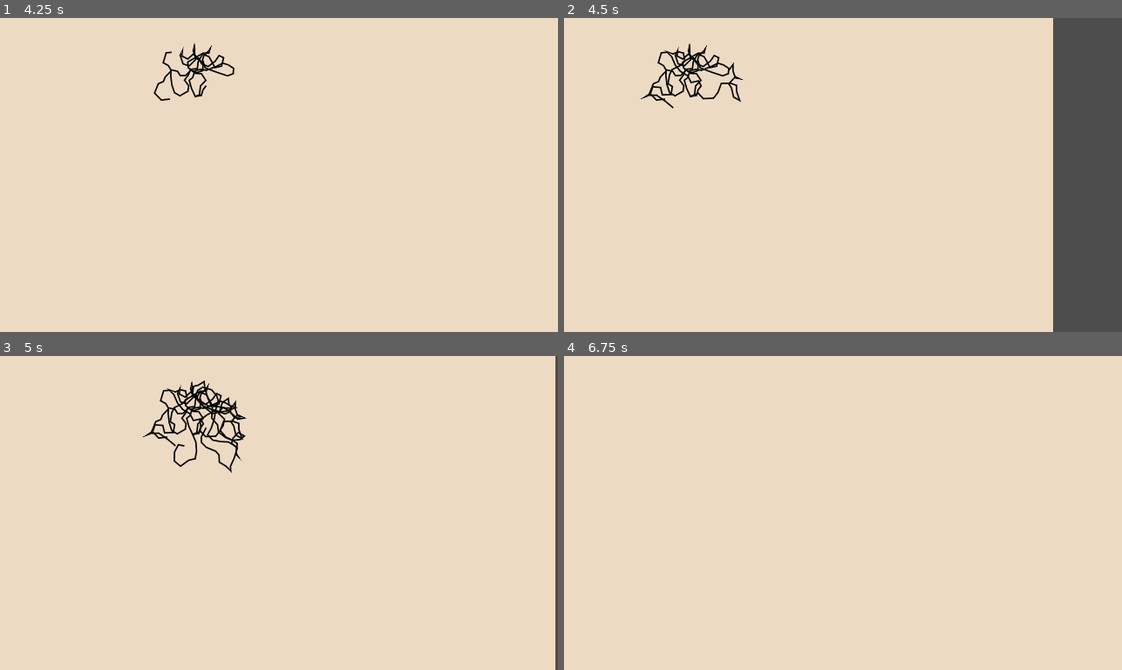
Above: before the commit, frames 1-4 (two rows, left to right).
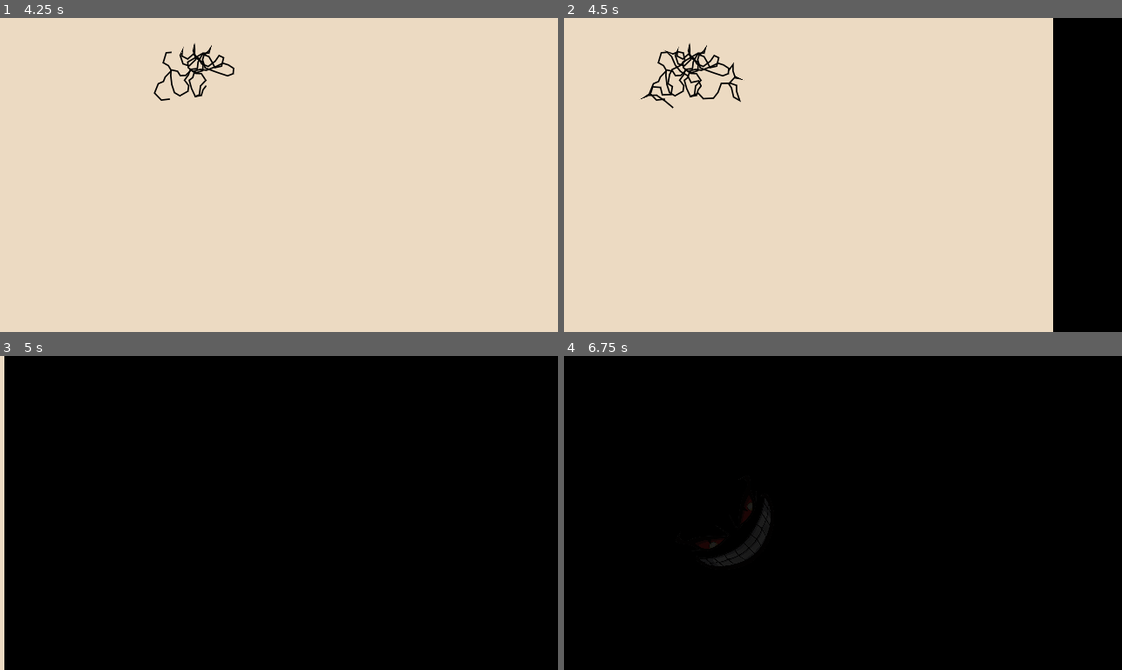
Above: after the commit, the same moments.

Repository: Darkx32/SenseAmbient
Game: Godot game, scene res://scenes/main.tscn
The game is run twice, just before and just after one commit, with the same random seed, the same clock (stepped at 60 frames per second) and the same inputs.
Inputs (mouse positions are in pixels of both pictures, inside the frame that each line leads up to):
- Up to frame 1 (4.25 s): tap Enter at 0.5 s; move the mouse to (251, 237) at 0.52 s; click (251, 237) at 0.67 s; drag from (446, 222) to (251, 237) at 1.27 s; move the mouse to (111, 127) at 2.02 s; click (111, 127) at 2.17 s; drag from (306, 175) to (111, 127) at 2.77 s; move the mouse to (195, 96) at 3.52 s; click (195, 96) at 3.67 s
- Up to frame 2 (4.5 s): drag from (965, 159) to (759, 96) at 4.27 s
- Up to frame 3 (5 s): no input
- Up to frame 4 (6.75 s): move the mouse to (731, 528) at 5.02 s; click (731, 528) at 5.17 s; drag from (898, 443) to (731, 528) at 5.77 s; move the mouse to (815, 575) at 6.52 s; click (815, 575) at 6.67 s

Frame 1 is identical in both runs. In frame 2, 12% of the frame differs, in the area x 87-100%, y 0-100%; in frame 3, 99%; in frame 4, 100%, in the area x 0-100%, y 0-100%.

Commit message:
feat: add fear screen

Diff:
--- /dev/null
+++ b/prefabs/jumpscare.tscn
@@ -0,0 +1,8 @@
+[gd_scene format=3 uid="uid://cj1ywlrx7vkbe"]
+
+[ext_resource type="Texture2D" uid="uid://vv2n7j8ni8a5" path="res://assets/sinistro.png" id="1_4o4iy"]
+
+[node name="Jumpscare" type="Sprite2D" unique_id=1586582538]
+modulate = Color(0.21230483, 0.21230483, 0.21230483, 1)
+scale = Vector2(0.18222223, 0.16000001)
+texture = ExtResource("1_4o4iy")
--- /dev/null
+++ b/scenes/fearScreen.tscn
@@ -0,0 +1,21 @@
+[gd_scene format=3 uid="uid://c7hy6v7s5iqwd"]
+
+[ext_resource type="Script" uid="uid://pnvn6hbnu5gf" path="res://scripts/fear_screen.gd" id="1_06oqn"]
+
+[node name="fearScreen" type="Control" unique_id=1381377356]
+layout_mode = 3
+anchors_preset = 15
+anchor_right = 1.0
+anchor_bottom = 1.0
+grow_horizontal = 2
+grow_vertical = 2
+script = ExtResource("1_06oqn")
+
+[node name="Background" type="ColorRect" parent="." unique_id=1115096751]
+layout_mode = 1
+anchors_preset = 15
+anchor_right = 1.0
+anchor_bottom = 1.0
+grow_horizontal = 2
+grow_vertical = 2
+color = Color(0, 0, 0, 1)
--- a/scenes/main.tscn
+++ b/scenes/main.tscn
@@ -4,6 +4,7 @@
 [ext_resource type="PackedScene" uid="uid://b01ni6r4doy75" path="res://scenes/joyScreen.tscn" id="2_0wfyh"]
 [ext_resource type="PackedScene" uid="uid://c4ig7c5rip5rw" path="res://scenes/sadScreen.tscn" id="3_sugp2"]
 [ext_resource type="PackedScene" uid="uid://bj32buce3jfar" path="res://scenes/anxietyScreen.tscn" id="4_jyhfs"]
+[ext_resource type="PackedScene" uid="uid://c7hy6v7s5iqwd" path="res://scenes/fearScreen.tscn" id="5_tbgi4"]
 
 [node name="Control" type="Control" unique_id=457604795]
 clip_contents = true
@@ -33,3 +34,6 @@
 
 [node name="anxietyScreen" parent="ScreenContainer" unique_id=1693131433 instance=ExtResource("4_jyhfs")]
 layout_mode = 1
+
+[node name="fearScreen" parent="ScreenContainer" unique_id=1381377356 instance=ExtResource("5_tbgi4")]
+layout_mode = 1
--- /dev/null
+++ b/scripts/fear_screen.gd
@@ -0,0 +1,37 @@
+extends Control
+
+const SPRITE = preload("res://prefabs/jumpscare.tscn")
+
+var min_scale: float = 0.8
+var max_scale: float = 1.3
+var lifetime: float = 1.2
+var fade_duration: float = 0.7
+
+func _ready() -> void:
+	randomize()
+
+func on_tap(local_position: Vector2) -> void:
+	spawn_sprite(local_position)
+
+func spawn_sprite(mouse_pos: Vector2) -> void:
+	var sprite: Sprite2D = SPRITE.instantiate()
+
+	sprite.scale *= randf_range(min_scale, max_scale)
+	sprite.rotation_degrees = randf_range(-45.0, 45.0)
+
+	sprite.centered = true
+	sprite.position = mouse_pos
+
+	add_child(sprite)
+
+	var tween := create_tween()
+	tween.tween_interval(lifetime)
+
+	tween.tween_property(
+		sprite,
+		"modulate:a",
+		0.0,
+		fade_duration
+	)
+
+	tween.tween_callback(sprite.queue_free)
Binary file removed: assets/sad_parallax/1.png
Not shown, removed: assets/sad_parallax/1.png.import
Binary file removed: assets/sad_parallax/2.png
Not shown, removed: assets/sad_parallax/2.png.import
Binary file removed: assets/sad_parallax/3.png
Binary file removed: assets/sad_parallax/4.png
Not shown, removed: assets/sad_parallax/4.png.import
Binary file removed: assets/sad_parallax/5.png
Not shown, removed: assets/sad_parallax/5.png.import
Binary file removed: assets/sad_parallax/6.png
Not shown, removed: assets/sad_parallax/6.png.import
Binary file added: assets/sinistro.png
(and 2 more such lines)
